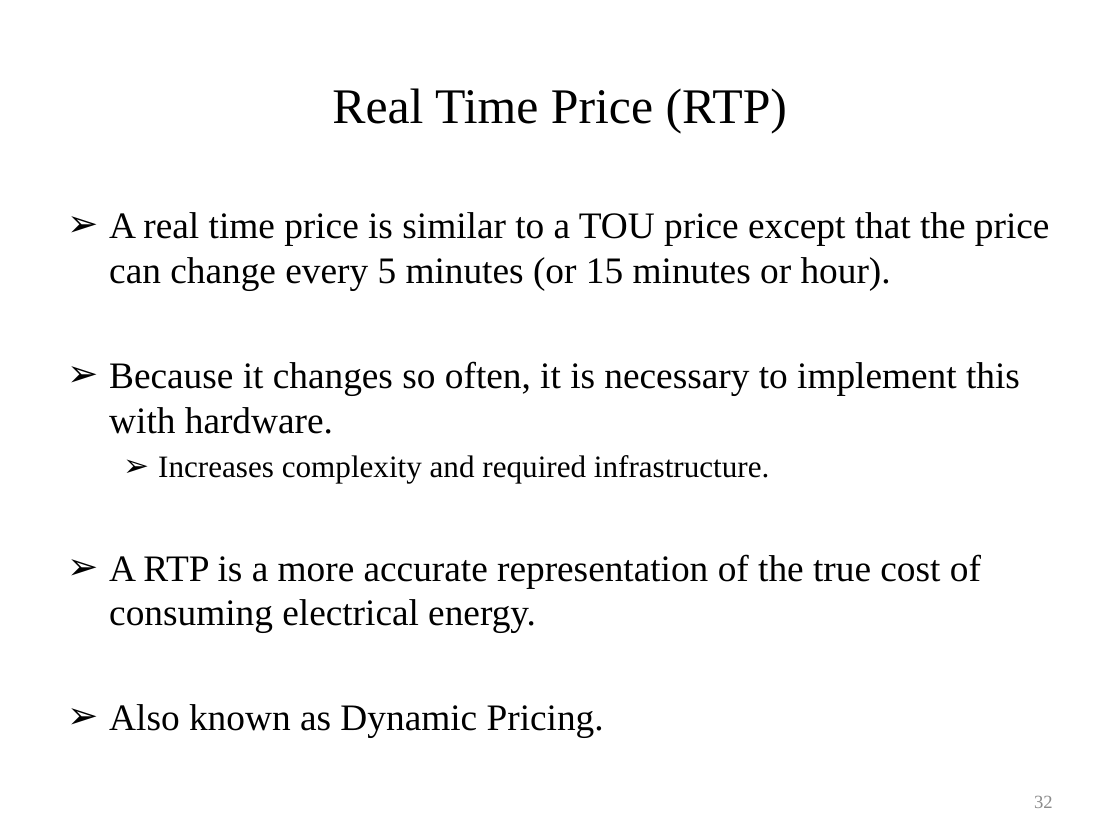
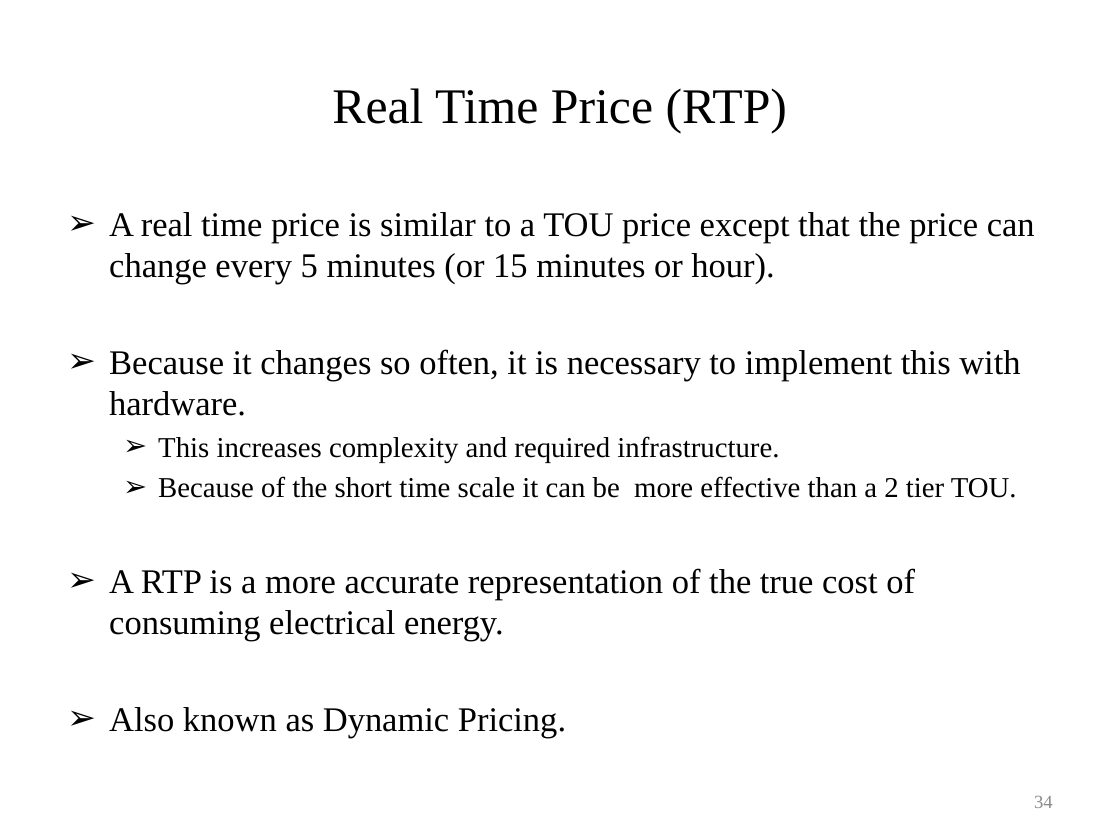
Before and after one commit to gridlab-d/course, a slide deck: slide 34 of University of Washington Class/Module 8 - Demand response.pptx (slide 32 before the commit). Drawn at 1120x840 pixels with LibreOffice and Linux fonts; fonts in the diff are those of the drawing. Boxes give left, top, right and bottom in pixels: in the first picture for what was removed or moved away, otherwise in the second. Text is boxed around its words. In the diff, an @@ line names an element or a change of style, - is before the commit and + after.

```diff
--- a/University of Washington Class/Module 8 - Demand response.pptx
+++ b/University of Washington Class/Module 8 - Demand response.pptx
@@ text at bbox=[109, 212, 1035, 738]: size 24 to 22.2 pt in "A real time price is similar to ...", "Because it changes so often, it is ...", "A RTP is a more accurate representation ...", "Also known as Dynamic Pricing." @@
@@ text at bbox=[158, 436, 1017, 498]: text changed; size 20 to 18.5 pt @@
-  ➢ Increases complexity and required infrastructure.
+  ➢ This increases complexity and required infrastructure.
+  ➢ Because of the short time scale it can be more effective than a 2 tier TOU.
@@ page number at bbox=[1034, 796, 1053, 808]: text changed @@
-32
+34
```
Also in this commit, not shown: 33 other slides changed, 12 slides added, 9 slides removed, 1 other file.
